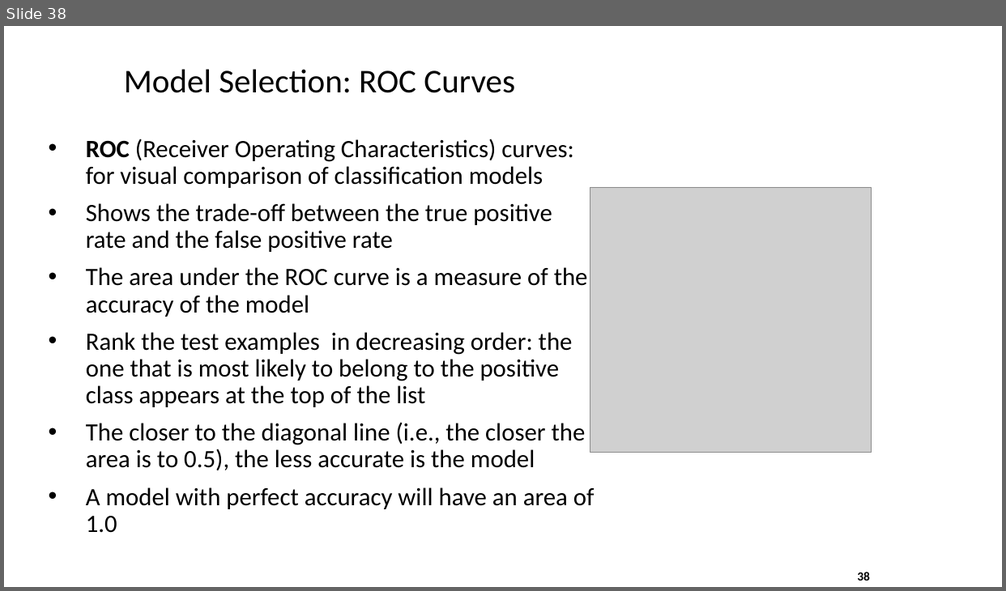
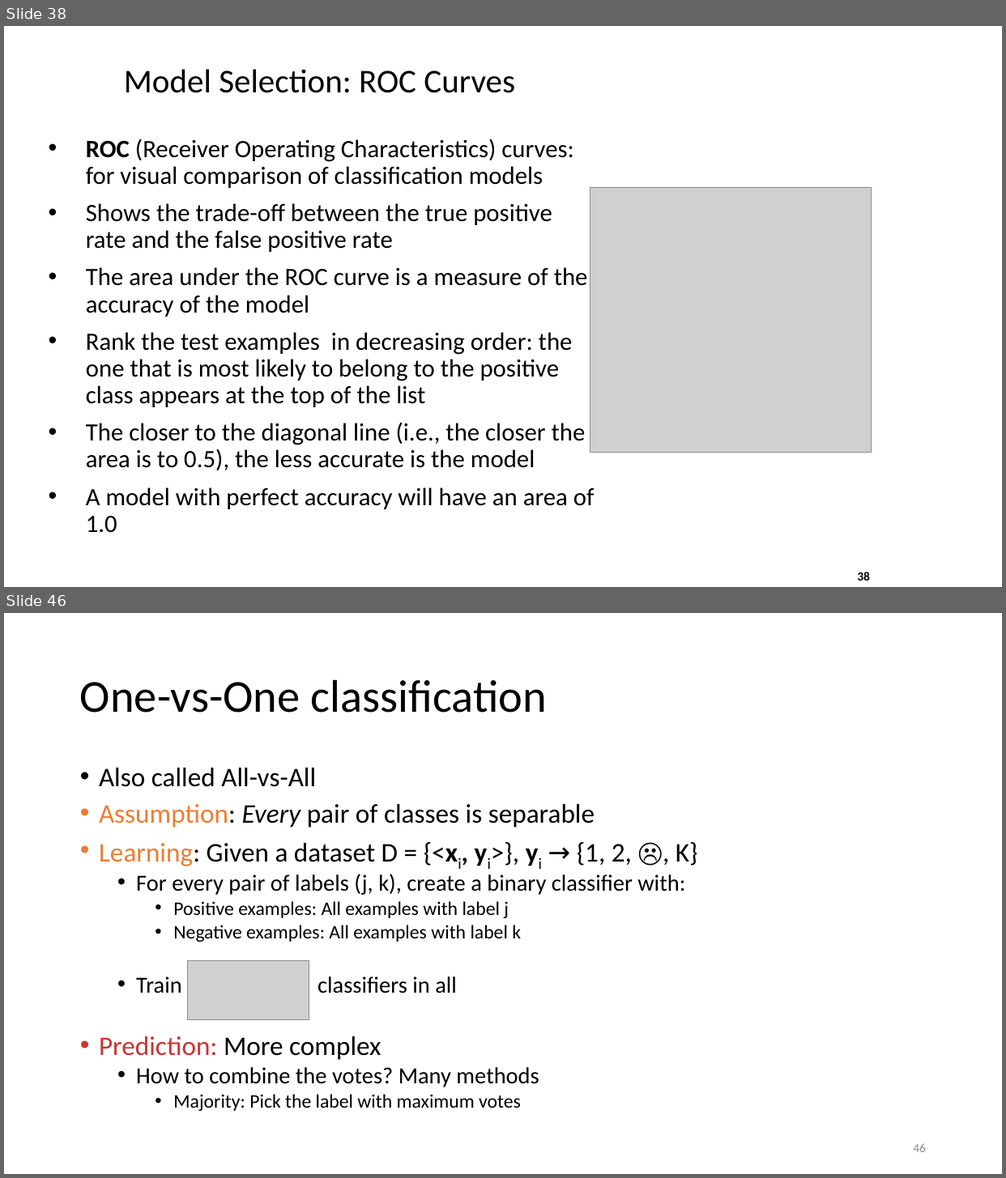
Before and after one commit to ramcdougal/cbb750, a slide deck: data mining/data mining 1.pptx. Shown one above the other, each under a label of ours: slide 38 before the commit, slides 38 and 46 after it; the slides between them are not shown. The pictures are 1006x591 and 1006x1178 pixels, drawn with LibreOffice and Linux fonts; fonts in the diff are those of the drawing; grey boxes stand for pictures. Boxes give left, top, right and bottom in pixels: in the first picture for what was removed or moved away, otherwise in the second. Text is boxed around its words. In the diff, an @@ line names an element or a change of style, - is before the commit and + after.

```diff
--- a/data mining/data mining 1.pptx
+++ b/data mining/data mining 1.pptx
@@ slide 46 added at (4, 613, 1002, 1174), background #FFFFFF @@
@@ title added at (80, 679, 547, 713), 44 pt, text #000000 @@
+One-vs-One classification
@@ text added at (99, 768, 698, 1111), 25.9 pt, text #000000 @@
+• Also called All-vs-All
+• Assumption: Every pair of classes is separable
+• Learning: Given a dataset D = {<xi, yi>}, yi → {1, 2, ☹, K}
+  • For every pair of labels (j, k), create a binary classifier with:
+    • Positive examples: All examples with label j
+    • Negative examples: All examples with label k
+  • Train classifiers in all
+• Prediction: More complex
+  • How to combine the votes? Many methods
+    • Majority: Pick the label with maximum votes
@@ picture added at (187, 961, 309, 1020) @@
@@ page number added at (913, 1144, 926, 1152), 12 pt, text #8C8C8C @@
+46
```
Also in this commit, not shown: 2 slides changed, 15 other slides added, 1 slide removed.
